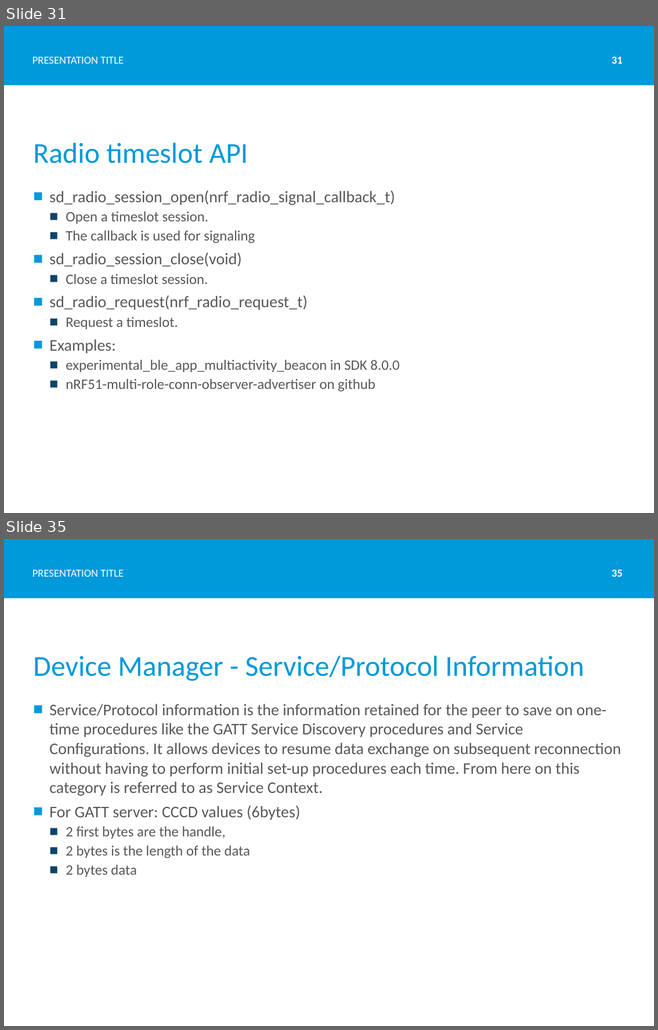
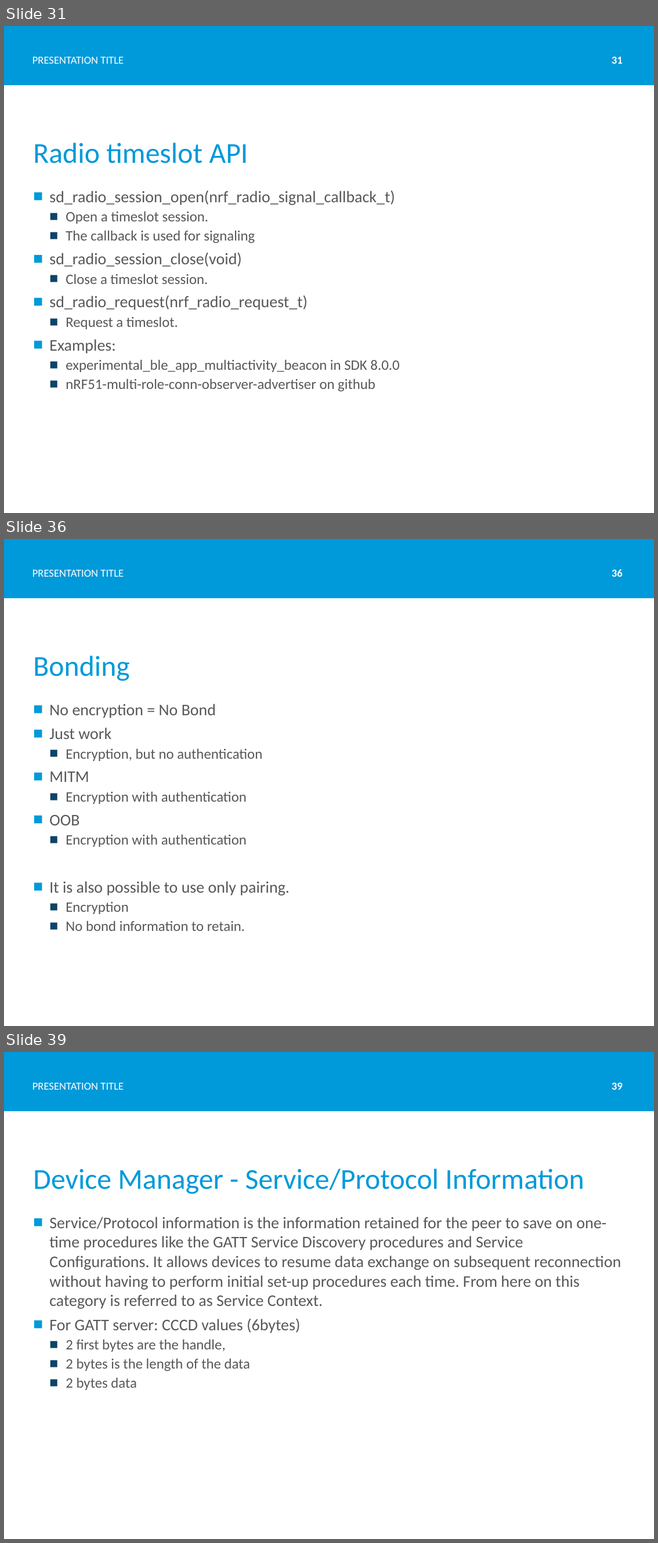
Before and after one commit to Skjerve/nRF51-S130-HK, a slide deck: S130 Introduction.pptx. Shown one above the other, each under a label of ours: slides 31 and 35 before the commit, slides 31, 36 and 39 after it; the slides between them are not shown. The pictures are 658x1030 and 658x1543 pixels, drawn with LibreOffice and Linux fonts; fonts in the diff are those of the drawing; background and template pictures are left out. Boxes give left, top, right and bottom in pixels: in the first picture for what was removed or moved away, otherwise in the second. Text is boxed around its words. In the diff, an @@ line names an element or a change of style, - is before the commit and + after.

```diff
--- a/S130 Introduction.pptx
+++ b/S130 Introduction.pptx
@@ slide 36 added at [4, 539, 654, 1026], background #FFFFFF; not listed: 1 template element that a slide beside it also shows @@
@@ text added at [32, 570, 123, 577], 12 pt, text #FFFFFF @@
+PRESENTATION TITLE
@@ page number added at [611, 569, 622, 577], 12 pt, text #FFFFFF, bold @@
+36
@@ title added at [33, 656, 129, 681], 32 pt, text #0099DA @@
+Bonding
@@ text added at [49, 704, 289, 931], 16 pt, text #585858 @@
+■ No encryption = No Bond
+■ Just work
+  ■ Encryption, but no authentication
+■ MITM
+  ■ Encryption with authentication
+■ OOB
+  ■ Encryption with authentication
+■ It is also possible to use only pairing.
+  ■ Encryption
+  ■ No bond information to retain.
@@ what was slide 35 is now slide 39 @@
@@ page number at [611, 1082, 622, 1090]: text changed @@
-35
+39
```
Also in this commit, not shown: 10 slides changed, 4 other slides added.
